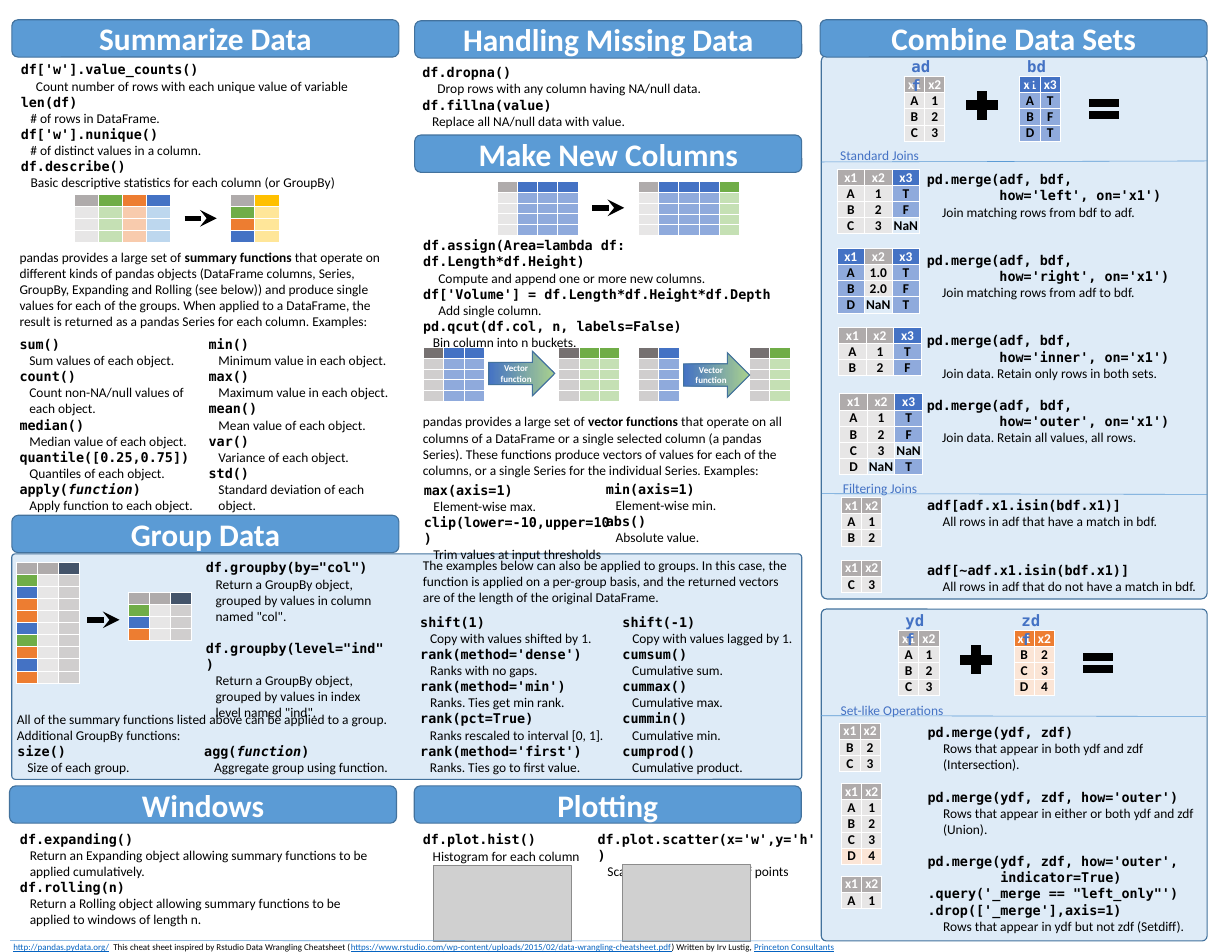
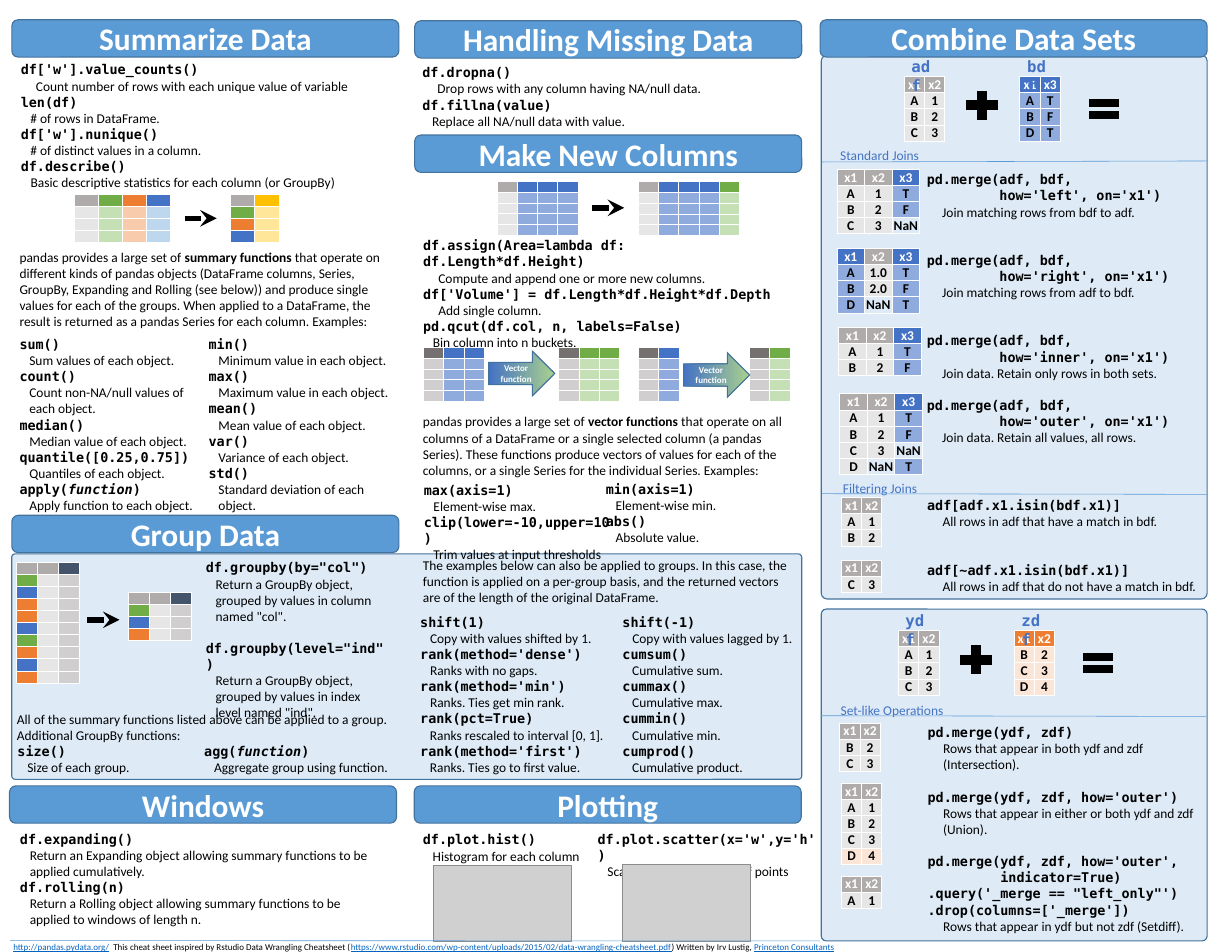
Before and after one commit to romnickmendozaramos-lab/transaction_data_processing, a slide deck: slide 2 of doc/cheatsheet/Pandas_Cheat_Sheet.pptx. Drawn at 1232x952 pixels with LibreOffice and Linux fonts; fonts in the diff are those of the drawing; grey boxes stand for pictures. Boxes give left, top, right and bottom in pixels: in the first picture for what was removed or moved away, otherwise in the second. Text is boxed around its words. In the diff, an @@ line names an element or a change of style, - is before the commit and + after.

```diff
--- a/doc/cheatsheet/Pandas_Cheat_Sheet.pptx
+++ b/doc/cheatsheet/Pandas_Cheat_Sheet.pptx
@@ text at (928, 904, 1130, 918): text changed @@
-.drop(['_merge'],axis=1)
+.drop(columns=['_merge'])
```
Also in this commit, not shown: 1 other slide changed, 2 other files.
